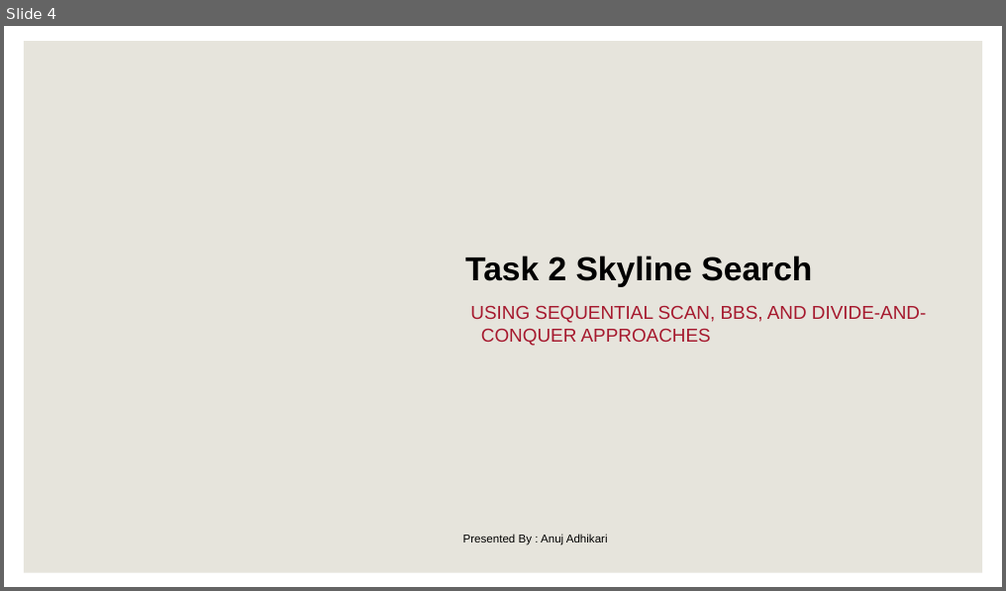
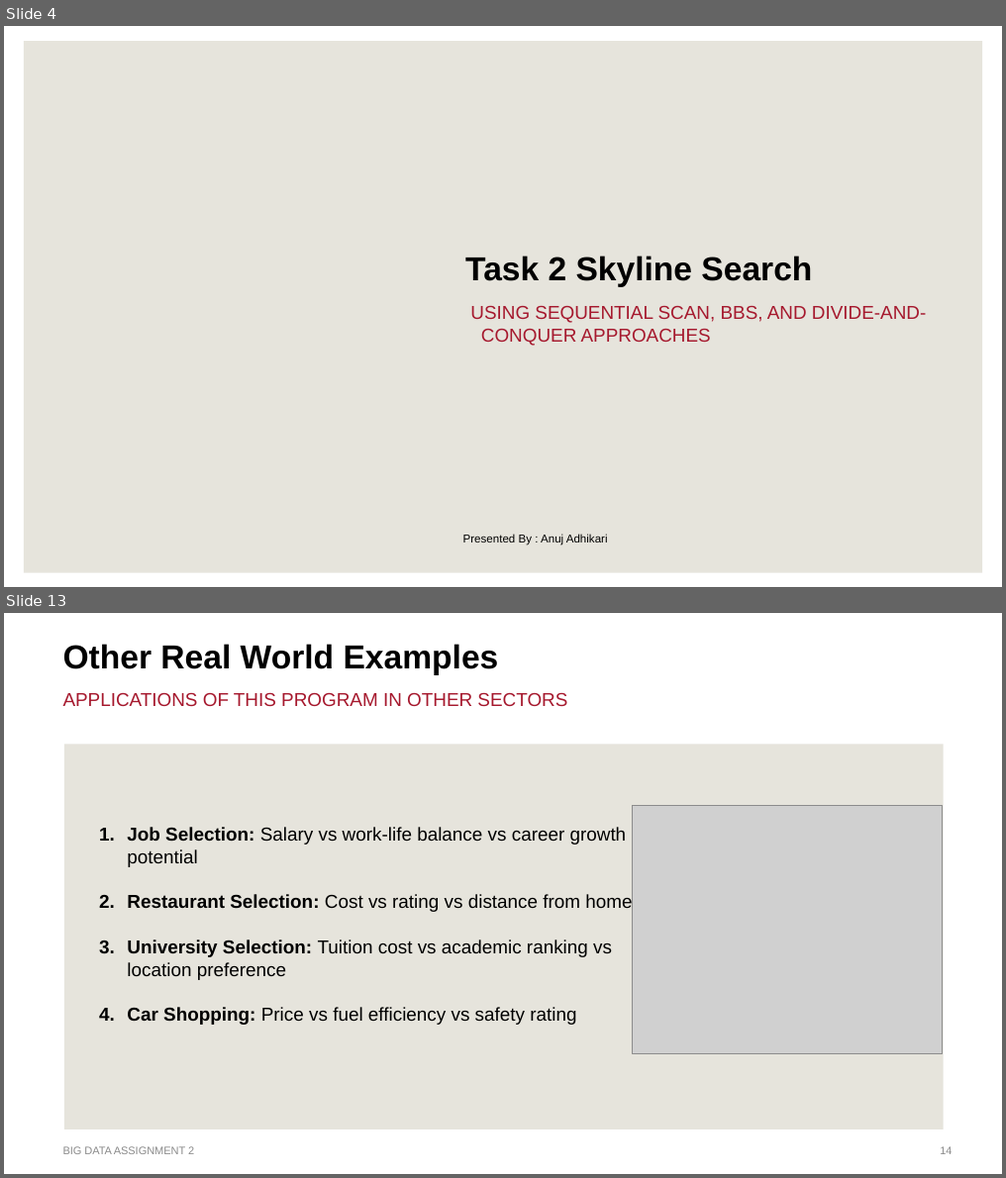
Before and after one commit to gdbhatt/Big-Data-Assignment2, a slide deck: Slides.pptx. Shown one above the other, each under a label of ours: slide 4 before the commit, slides 4 and 13 after it; the slides between them are not shown. The pictures are 1006x591 and 1006x1178 pixels, drawn with LibreOffice and Linux fonts; fonts in the diff are those of the drawing; grey boxes stand for pictures; background and template pictures are left out. Boxes give left, top, right and bottom in pixels: in the first picture for what was removed or moved away, otherwise in the second. Text is boxed around its words. In the diff, an @@ line names an element or a change of style, - is before the commit and + after.

```diff
--- a/Slides.pptx
+++ b/Slides.pptx
@@ slide 13 added at box(4, 613, 1002, 1174), background #FFFFFF @@
@@ title added at box(63, 644, 499, 675), 32 pt, text #000000, bold @@
+Other Real World Examples
@@ text added at box(63, 692, 567, 706), 18 pt, text #A6192E @@
+APPLICATIONS OF THIS PROGRAM IN OTHER SECTORS
@@ rectangle added at box(64, 744, 944, 1130), fill #E6E4DC @@
@@ picture added at box(633, 805, 943, 1054) @@
@@ text added at box(127, 827, 632, 1025), 18 pt, text #000000 @@
+1. Job Selection: Salary vs work-life balance vs career growth potential
+2. Restaurant Selection: Cost vs rating vs distance from home
+3. University Selection: Tuition cost vs academic ranking vs location preference
+4. Car Shopping: Price vs fuel efficiency vs safety rating
@@ text added at box(63, 1147, 194, 1155), 10.5 pt, text #8C8C8C @@
+BIG DATA ASSIGNMENT 2
@@ page number added at box(940, 1147, 951, 1155), 10.5 pt, text #8C8C8C @@
+14
```
Also in this commit, not shown: 6 slides changed, 4 other slides added.
